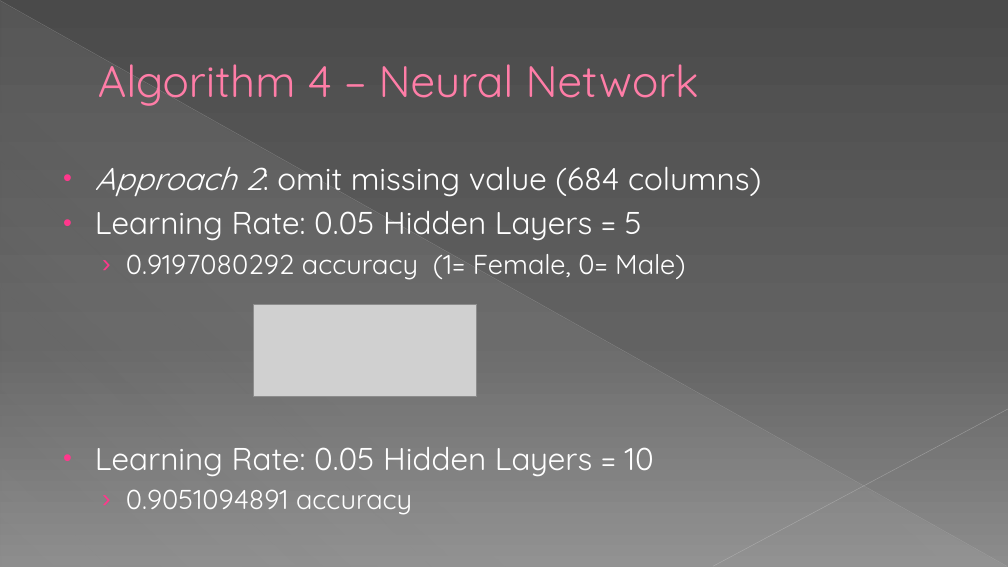
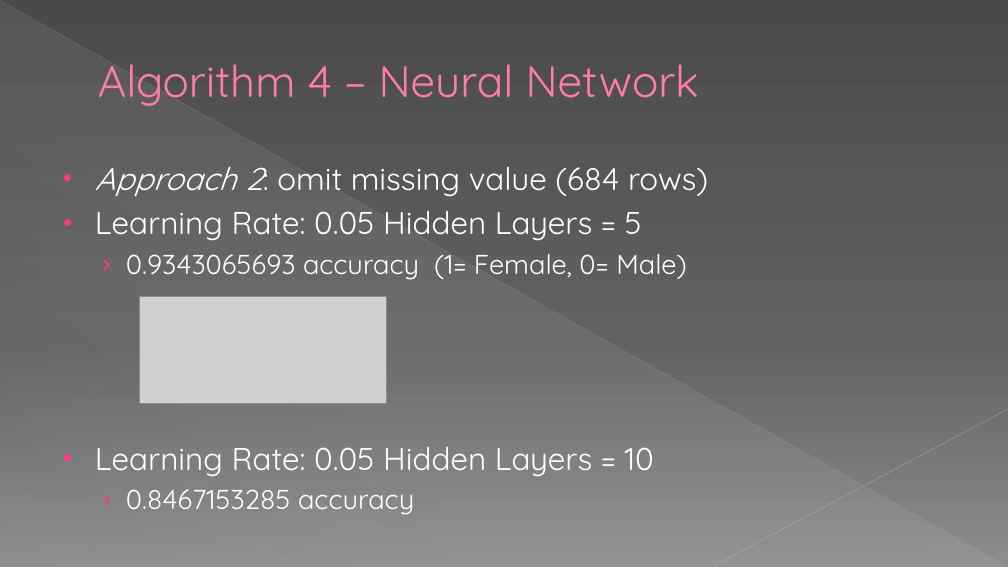
Before and after one commit to dhavalaM/CS513-Project, a slide deck: slide 30 of Presentation_YPS.pptx (slide 29 before the commit). Drawn at 1008x567 pixels with LibreOffice and Linux fonts; fonts in the diff are those of the drawing; grey boxes stand for pictures. Boxes give left, top, right and bottom in pixels: in the first picture for what was removed or moved away, otherwise in the second. Text is boxed around its words. In the diff, an @@ line names an element or a change of style, - is before the commit and + after.

```diff
--- a/Presentation_YPS.pptx
+++ b/Presentation_YPS.pptx
@@ text at (95, 167, 708, 197): text changed @@
-• Approach 2: omit missing value (684 columns)
+• Approach 2: omit missing value (684 rows)
@@ text at (126, 254, 686, 280): text changed @@
-  › 0.9197080292 accuracy (1= Female, 0= Male)
+  › 0.9343065693 accuracy (1= Female, 0= Male)
@@ picture added at (140, 296, 386, 404) @@
@@ picture removed at (253, 305, 476, 397) @@
@@ text at (126, 489, 414, 515): text changed @@
-  › 0.9051094891 accuracy
+  › 0.8467153285 accuracy
```
Also in this commit, not shown: 3 other slides changed, 2 slides added.
